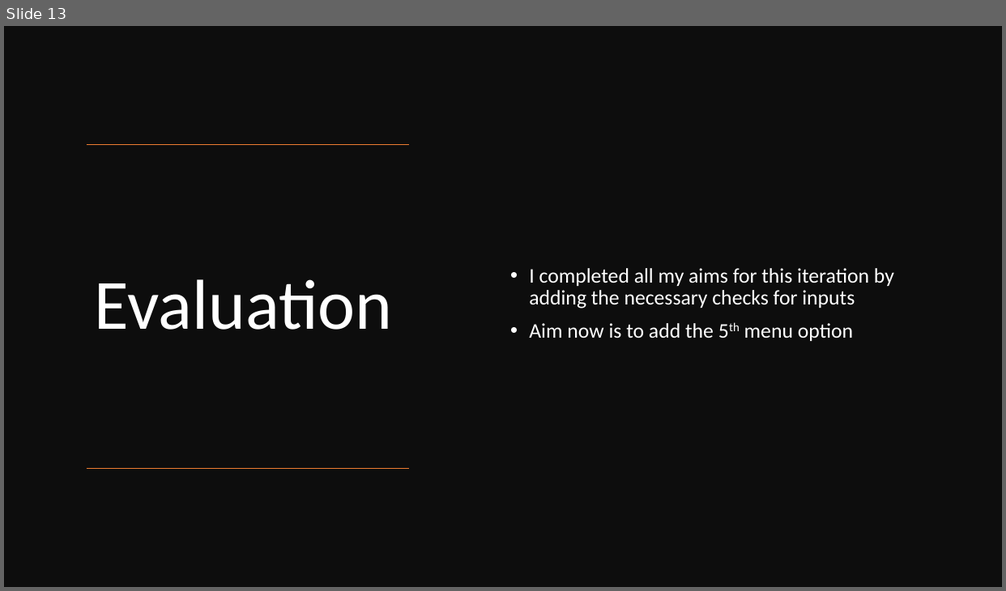
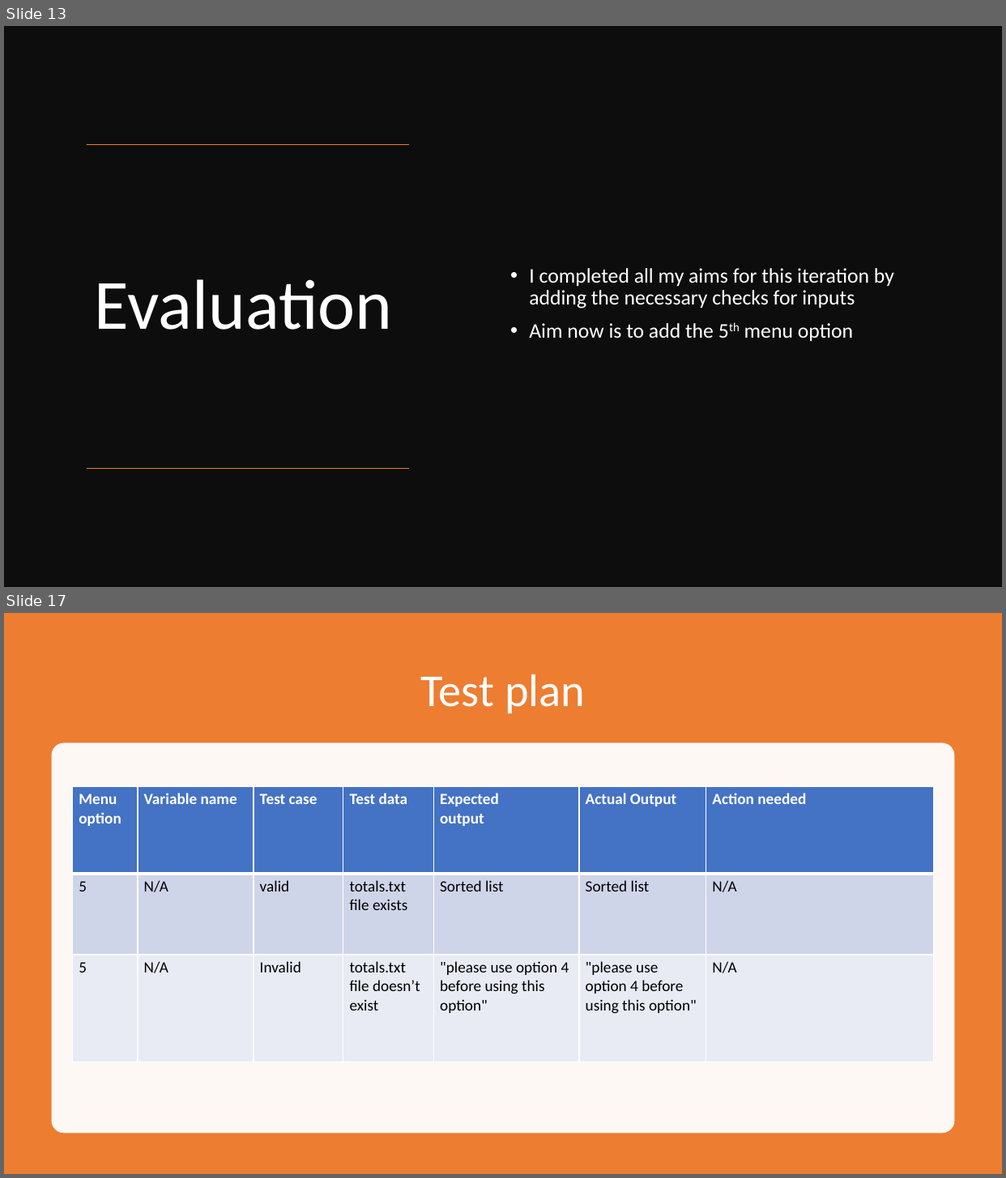
Before and after one commit to Max-Hitchings/Bright-Sparks-School-System, a slide deck: Bright Sparks Documentation.pptx. Shown one above the other, each under a label of ours: slide 13 before the commit, slides 13 and 17 after it; the slides between them are not shown. The pictures are 1006x591 and 1006x1178 pixels, drawn with LibreOffice and Linux fonts; fonts in the diff are those of the drawing. Boxes give left, top, right and bottom in pixels: in the first picture for what was removed or moved away, otherwise in the second. Text is boxed around its words. In the diff, an @@ line names an element or a change of style, - is before the commit and + after.

```diff
--- a/Bright Sparks Documentation.pptx
+++ b/Bright Sparks Documentation.pptx
@@ slide 17 added at box(4, 613, 1002, 1174), background #FFFFFF @@
@@ rectangle added at box(4, 613, 1002, 1174), fill #ED7D31 @@
@@ title added at box(420, 674, 585, 713), 44 pt, text #FFFFFF @@
+Test plan
@@ rounded rectangle added at box(51, 743, 955, 1133), fill #FFFFFF at 95% opacity @@
@@ table added at box(73, 786, 935, 1063), 3 rows, 7 columns @@
+Menu option | Variable name | Test case | Test data | Expected / output | Actual Output | Action needed
+5 | N/A | valid | totals.txt file exists | Sorted list | Sorted list | N/A
+5 | N/A | Invalid | totals.txt file doesn’t exist | "please use option 4 before using this option" | "please use option 4 before using this option" | N/A
```
Also in this commit, not shown: 4 other slides added.
